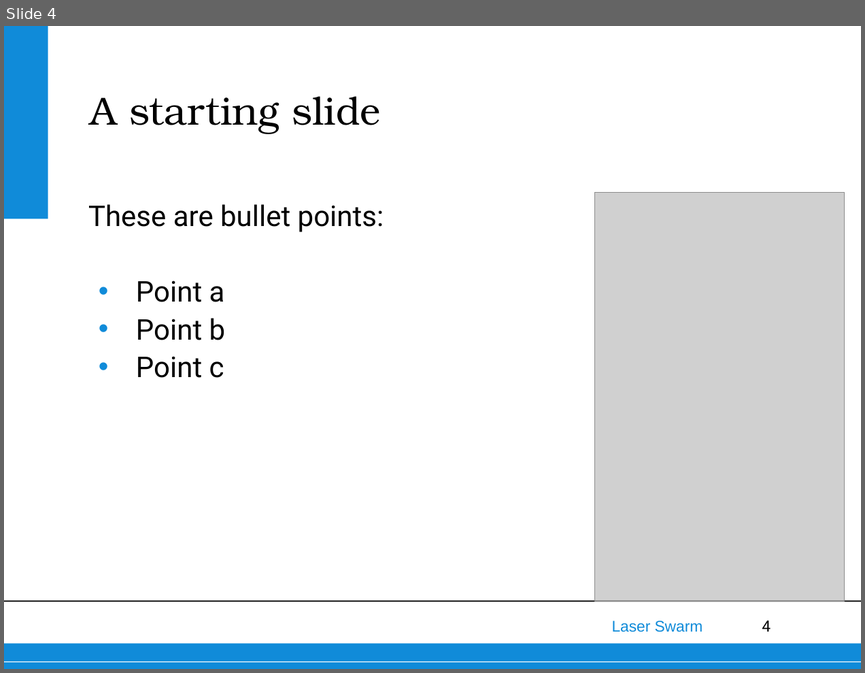
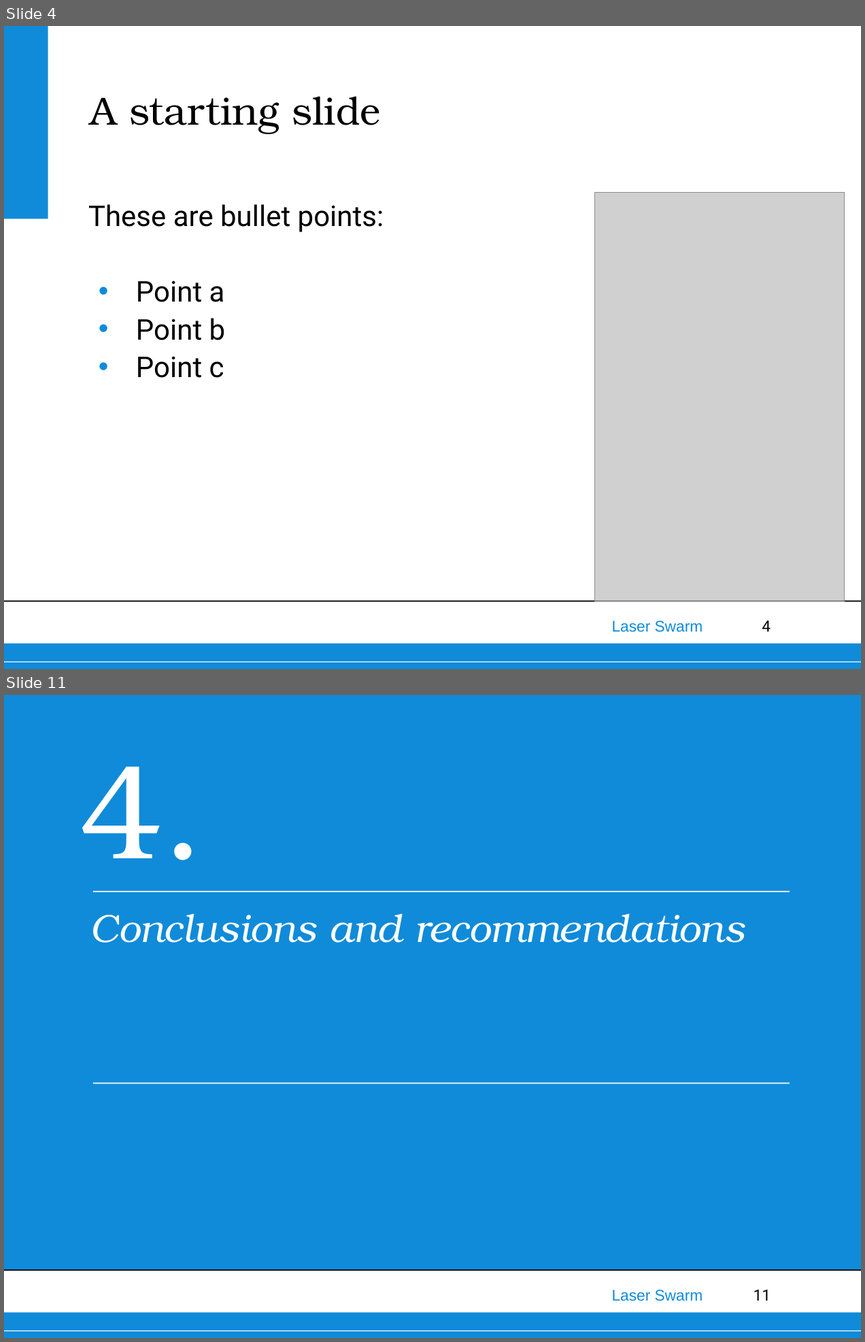
Before and after one commit to thewisenerd/laser-swarm, a slide deck: finalPresentation/FinalPresentation.ppt. Shown one above the other, each under a label of ours: slide 4 before the commit, slides 4 and 11 after it; the slides between them are not shown. The pictures are 865x673 and 865x1342 pixels, drawn with LibreOffice and Linux fonts; fonts in the diff are those of the drawing; grey boxes stand for pictures; background and template pictures are left out. Boxes give left, top, right and bottom in pixels: in the first picture for what was removed or moved away, otherwise in the second. Text is boxed around its words. In the diff, an @@ line names an element or a change of style, - is before the commit and + after.

Commit message:
Expansion of contents and conclusions

```diff
--- a/finalPresentation/FinalPresentation.ppt
+++ b/finalPresentation/FinalPresentation.ppt
@@ slide 11 added at (4,695,861,1338), background #108BD9; not listed: 6 template elements that a slide beside it also shows @@
@@ text added at (79,766,205,860), 113 pt, text #FFFFFF @@
+4.
@@ line added from (93, 892) to (789, 892), #FFFFFF 0.99 pt @@
@@ text added at (90,913,745,943), 33 pt, text #FFFFFF, italic @@
+Conclusions and recommendations
@@ line added from (93, 1083) to (789, 1083), #FFFFFF 0.99 pt @@
@@ rectangle added at (4,1270,861,1338), fill #FFFFFF @@
```
Also in this commit, not shown: 9 other slides added, 2 slides removed.
